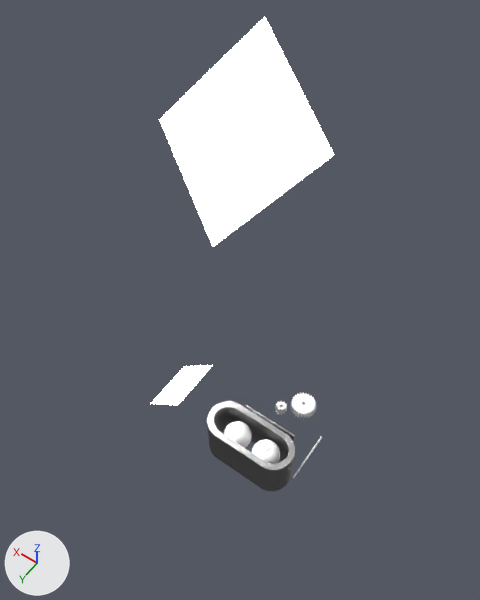
Renders of the Blender file art/bender/bender.blend from each side of a commit.
One viewpoint serves both versions: a 50 mm lens placed at (-391.0, 599.0, 1476.0), pointed at (50.0, -17.0, 507.0). The lights are fixed; the arrows at lower left show +X, +Y and +Z.

Objects in the first picture: '10.001', 'goggles.pre.cut.002', 'light', 'light1'.
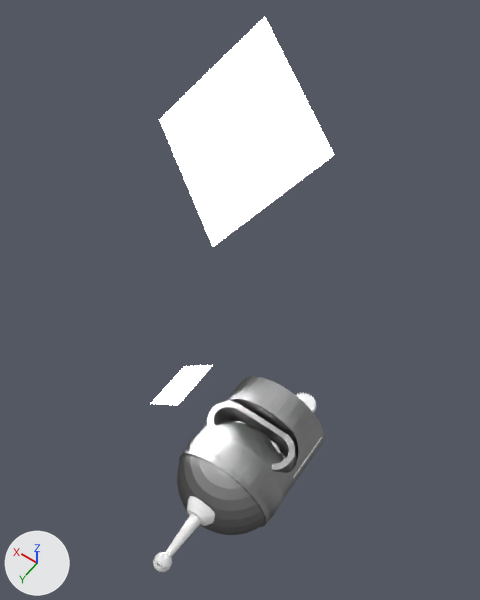
Commit message: NA: adding antenna

Where the change shows, as pixel boxes (x1, y1, x2, y2) in the pictures (480 x 600 px):
'Sphere', shown: after (177, 422, 283, 535)
'head.001', shown: after (179, 376, 324, 527)
'antenna', added: after (154, 496, 215, 569)
'10.001', hidden: before (276, 401, 287, 415)
'Sphere.001', added: after (153, 557, 170, 572)

What changed in the scene script:
```text
Add me_circle:
    me_circle.from_pydata(...)  # 659 vertices, 772 faces; spans x -1.0..1.0, y -1.0..1.0, z -164.0..0.0
Add me_sphere_007:
    me_sphere_007.from_pydata(...)  # a UV sphere (32 segments, 16 rings, poles along z) spanning x -1.0..1.0, y -1.0..1.0, z -1.0..1.0
Change ob_sphere:
    remove ob_sphere.hide_viewport = True
    ob_sphere.location: (0.0, 46.0, -34.0) -> (0.0, 86.0, -34.0)
    ob_sphere.scale: (51.7, 51.7, 51.7) -> (130.0, 130.0, 130.0)
Change ob_head_001:
    remove ob_head_001.hide_viewport = True
Change ob_10_001:
    add ob_10_001.hide_viewport = True
Add ob_antenna:
    ob_antenna = bpy.data.objects.new('antenna', me_circle)
    ob_antenna.location = (0.0, 195.0, 0.0)
    ob_antenna.rotation_euler = (1.571, 0.0, 0.0)  # degrees (90, 0, 0)
    ob_antenna.scale = (42.8, 42.8, 1.0)
Add ob_sphere_001:
    ob_sphere_001 = bpy.data.objects.new('Sphere.001', me_sphere_007)
    ob_sphere_001.location = (0.0, 339.0, 0.0)
    ob_sphere_001.scale = (20.3, 20.3, 20.3)
```
